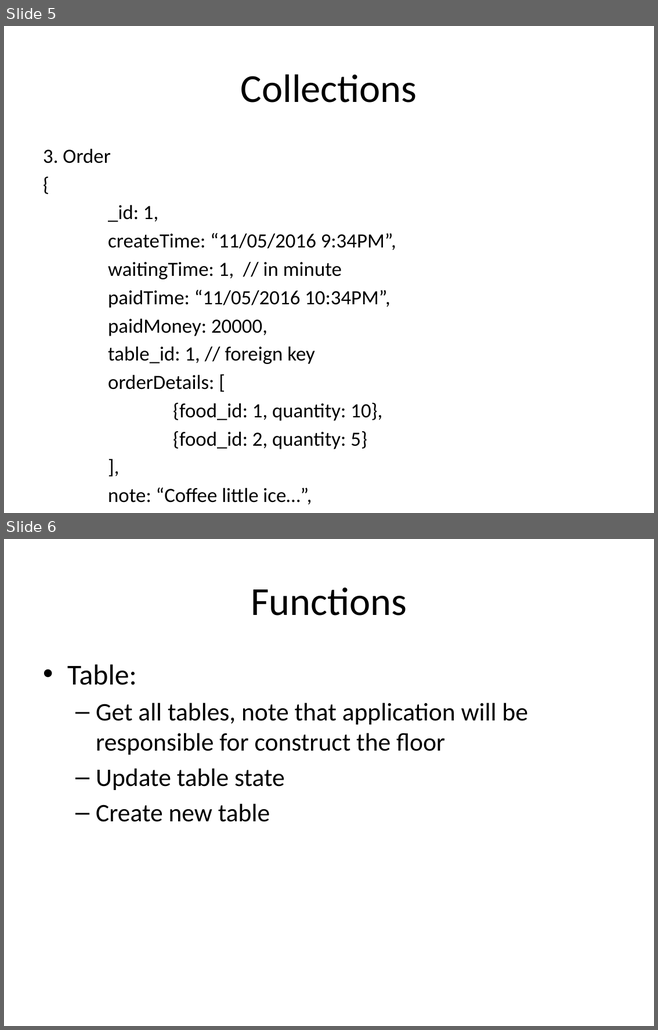
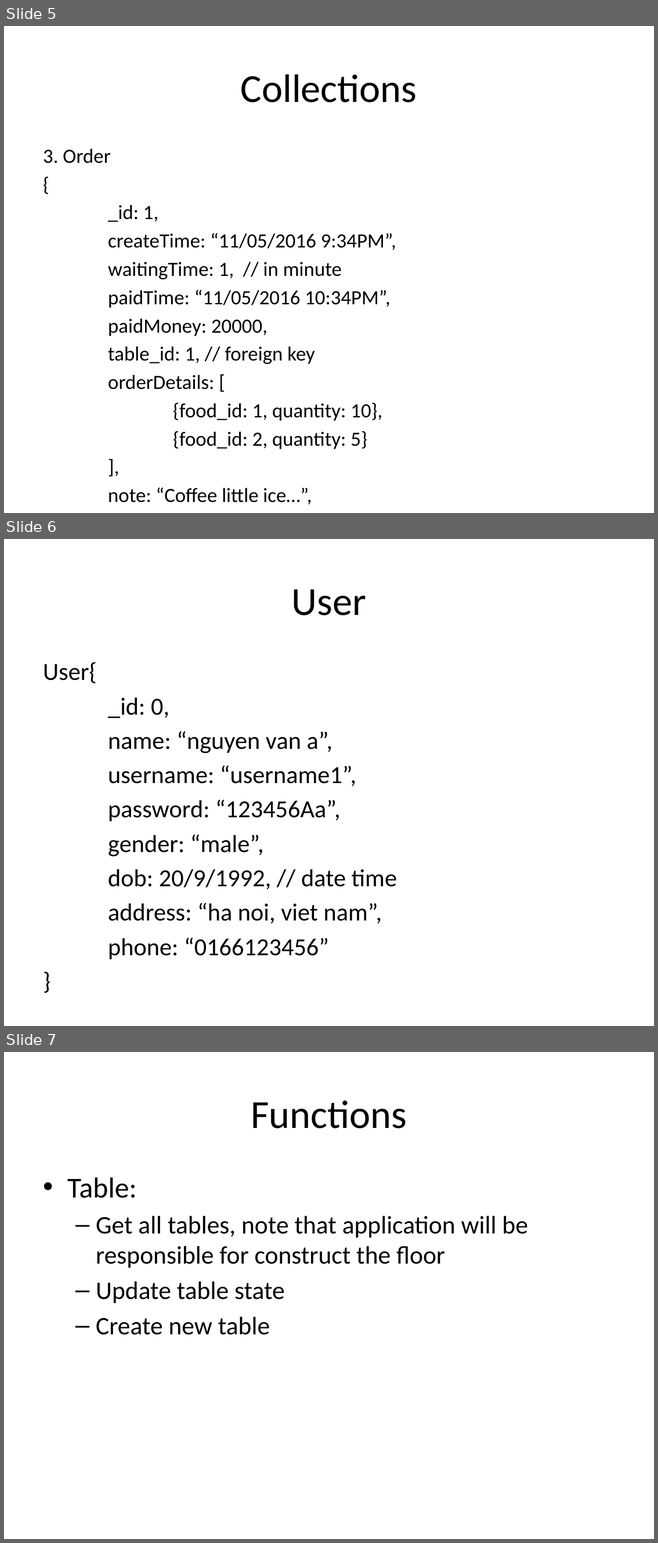
Before and after one commit to datnq55/CoffeeShop2, a slide deck: Tags/db/Design – MongoDB.pptx. Shown one above the other, each under a label of ours: slides 5 and 6 before the commit, slides 5, 6 and 7 after it. The pictures are 658x1030 and 658x1543 pixels, drawn with LibreOffice and Linux fonts; fonts in the diff are those of the drawing. Boxes give left, top, right and bottom in pixels: in the first picture for what was removed or moved away, otherwise in the second. Text is boxed around its words. In the diff, an @@ line names an element or a change of style, - is before the commit and + after.

```diff
--- a/Tags/db/Design – MongoDB.pptx
+++ b/Tags/db/Design – MongoDB.pptx
@@ slide 6 added at box(4, 539, 654, 1026), background #FFFFFF @@
@@ title added at box(292, 589, 366, 616), 44 pt, text #000000 @@
+User
@@ text added at box(43, 662, 397, 959), 27.2 pt, text #000000 @@
+User{
+_id: 0,
+name: “nguyen van a”,
+username: “username1”,
+password: “123456Aa”,
+gender: “male”,
+dob: 20/9/1992, // date time
+address: “ha noi, viet nam”,
+phone: “0166123456”
+}
@@ what was slide 6 is now slide 7 @@
```
Also in this commit, not shown: 2 slides changed, 6 other files.
